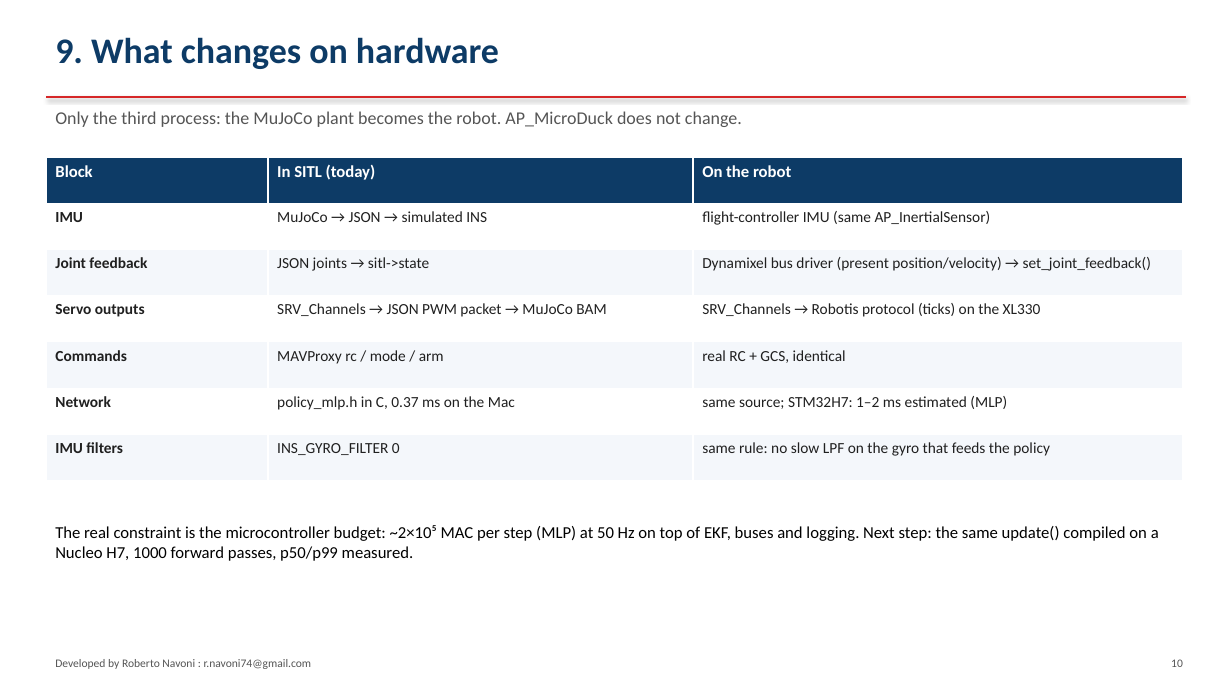
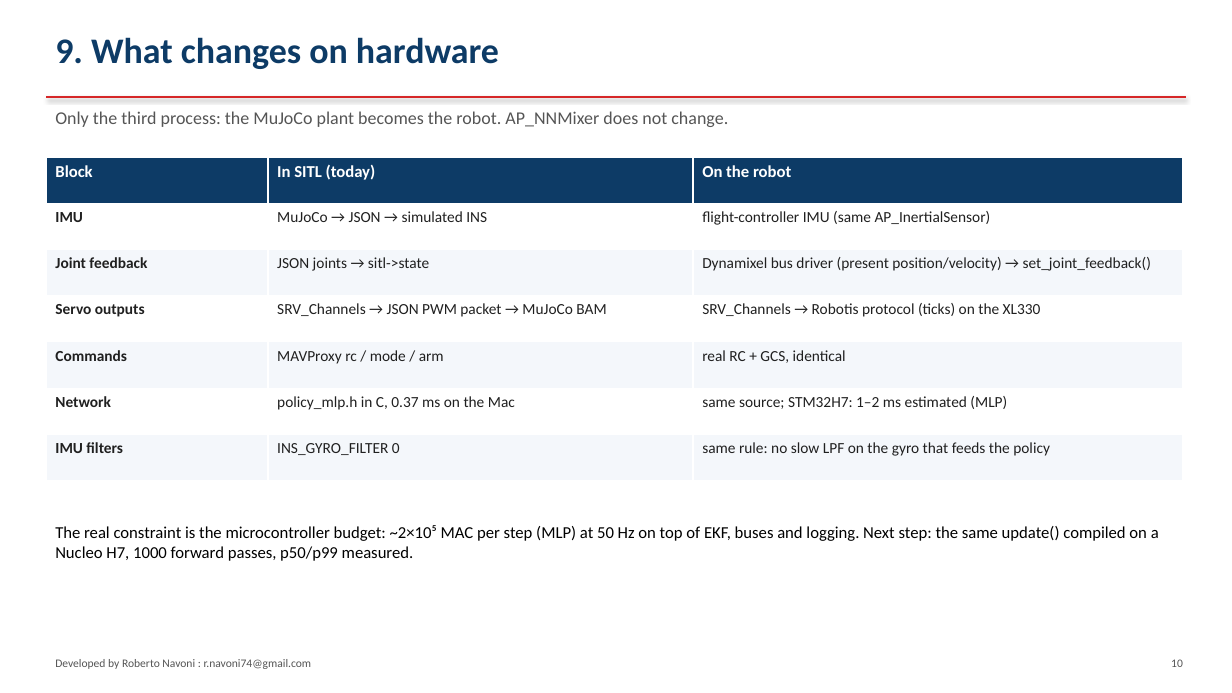
Before and after one commit to virtualrobotix/Arudpilot-Neural-Mixer, a slide deck: slide 10 of docs/architecture-integration.pptx. Drawn at 1232x693 pixels with LibreOffice and Linux fonts; fonts in the diff are those of the drawing. Boxes give left, top, right and bottom in pixels: in the first picture for what was removed or moved away, otherwise in the second. Text is boxed around its words. In the diff, an @@ line names an element or a change of style, - is before the commit and + after.

```diff
--- a/docs/architecture-integration.pptx
+++ b/docs/architecture-integration.pptx
@@ text at [55,111,728,127]: text changed @@
-Only the third process: the MuJoCo plant becomes the robot. AP_MicroDuck does not change.
+Only the third process: the MuJoCo plant becomes the robot. AP_NNMixer does not change.
```
Also in this commit, not shown: 10 other slides changed, 24 other files.
